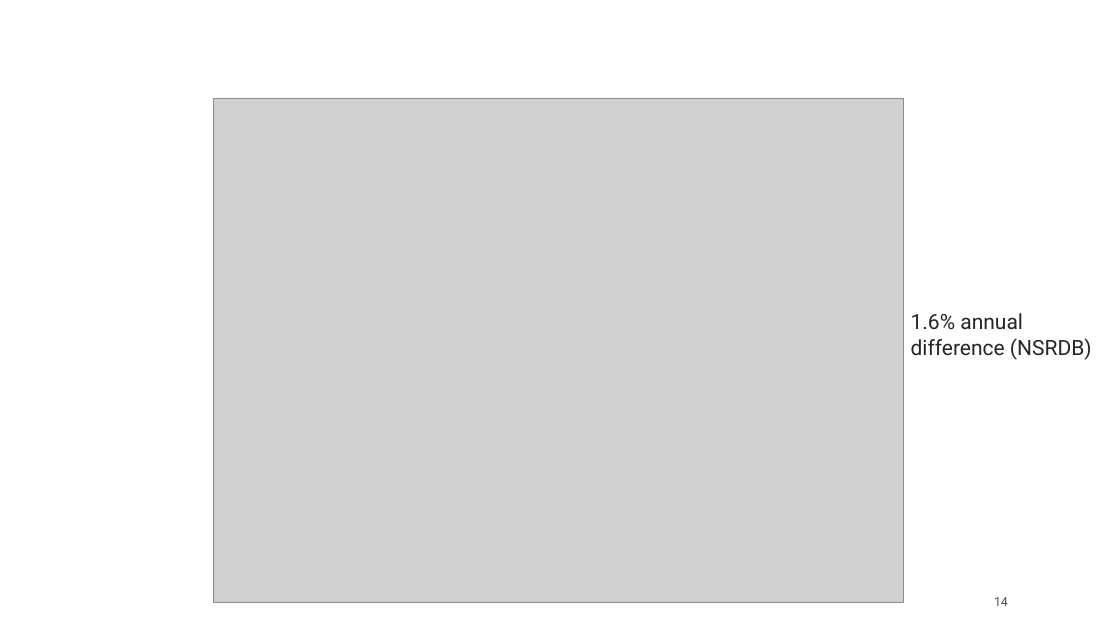
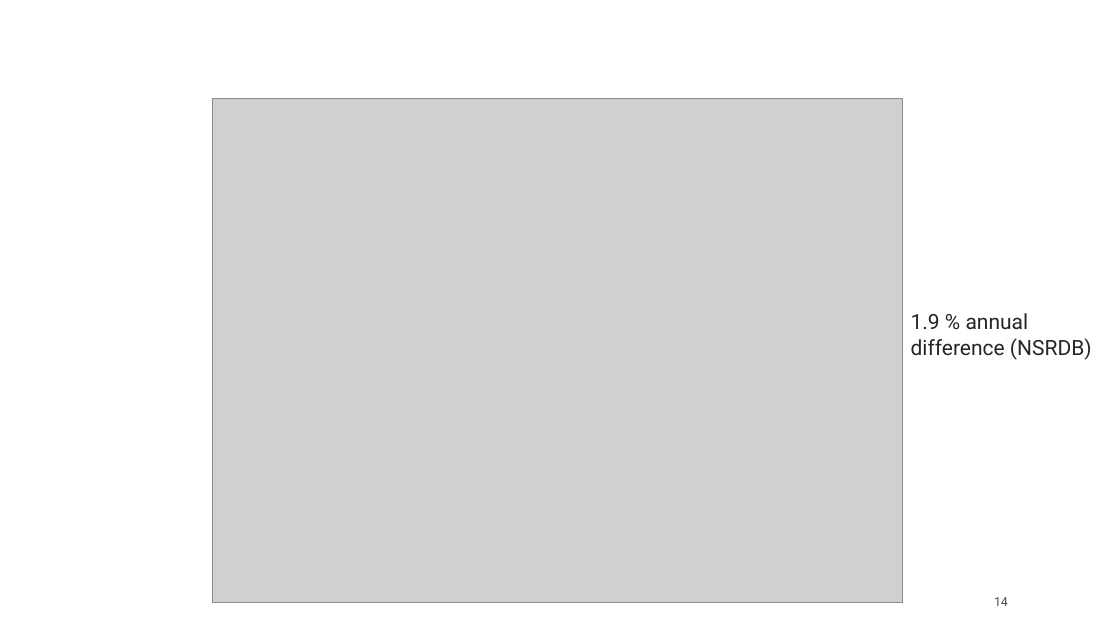
Before and after one commit to williamhobbs/2024_pvpmc_self_shade, a slide deck: slide 14 of presentation/2024_PVPMC_hobbs_pvlib_self-shade.pptx. Drawn at 1120x630 pixels with LibreOffice and Linux fonts; fonts in the diff are those of the drawing; grey boxes stand for pictures. Boxes give left, top, right and bottom in pixels: in the first picture for what was removed or moved away, otherwise in the second. Text is boxed around its words. In the diff, an @@ line names an element or a change of style, - is before the commit and + after.

Commit message:
minor improvements

```diff
--- a/presentation/2024_PVPMC_hobbs_pvlib_self-shade.pptx
+++ b/presentation/2024_PVPMC_hobbs_pvlib_self-shade.pptx
@@ text at (x1=911, y1=313, x2=1092, y2=360): text changed @@
-1.6% annual difference (NSRDB)
+1.9 % annual difference (NSRDB)
```
